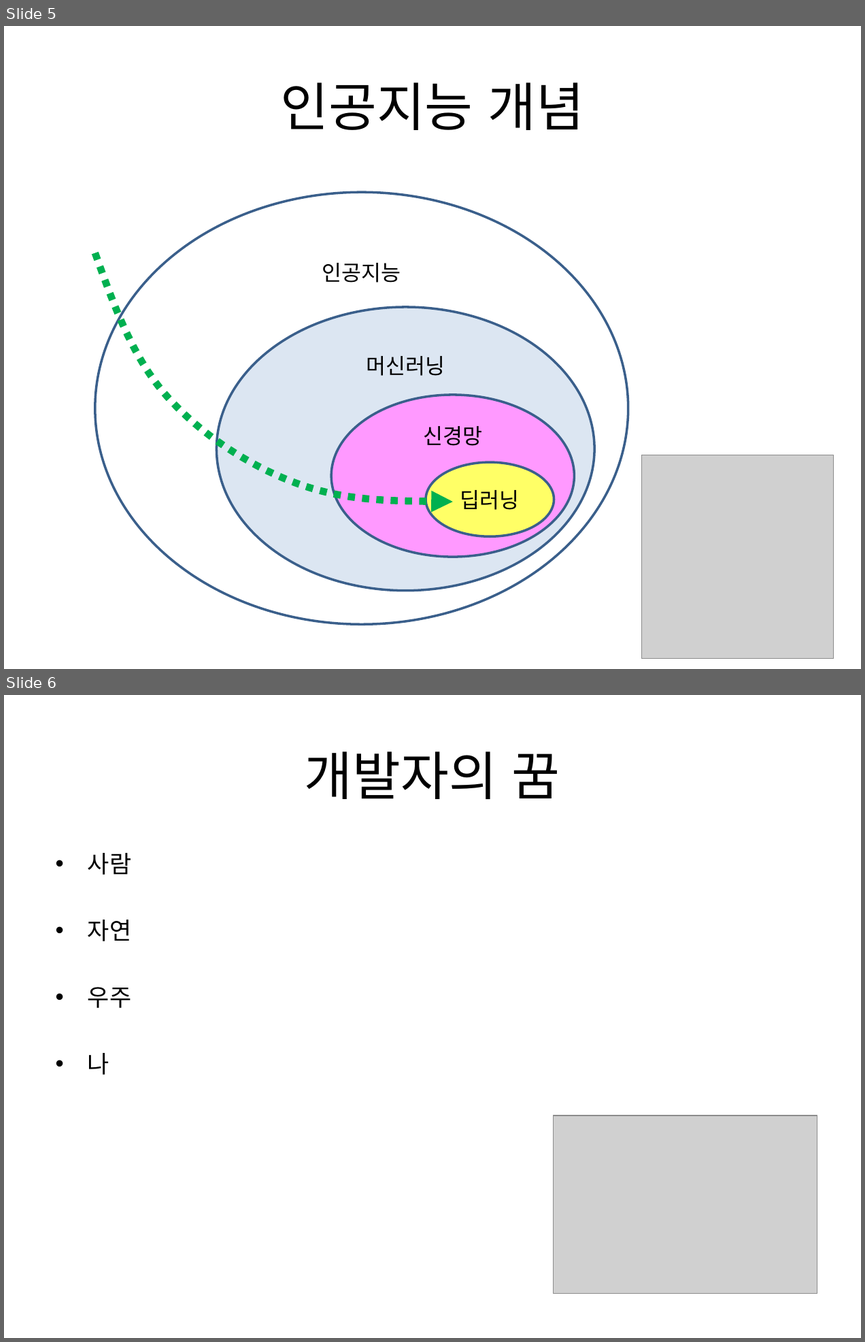
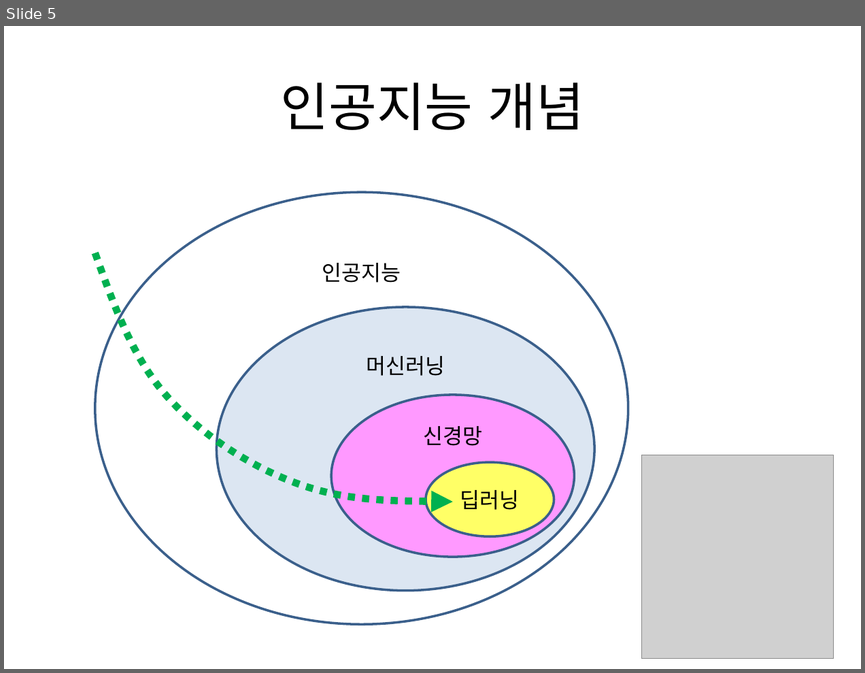
Before and after one commit to gubosd/lecture12, a slide deck: (2020.07.06) 강의소개.pptx. Shown one above the other, each under a label of ours: slides 5 and 6 before the commit, slide 5 after it. The pictures are 865x1342 and 865x673 pixels, drawn with LibreOffice and Linux fonts; fonts in the diff are those of the drawing; grey boxes stand for pictures. Boxes give left, top, right and bottom in pixels: in the first picture for what was removed or moved away, otherwise in the second. Text is boxed around its words. In the diff, an @@ line names an element or a change of style, - is before the commit and + after.

```diff
--- a/(2020.07.06) 강의소개.pptx
+++ b/(2020.07.06) 강의소개.pptx
@@ slide 6 removed at bbox=[4, 695, 861, 1338], background #FFFFFF @@
@@ title removed at bbox=[305, 751, 560, 799] @@
-개발자의 꿈
@@ text removed at bbox=[88, 853, 131, 1074] @@
-• 사람
-• 자연
-• 우주
-• 나
@@ picture removed at bbox=[553, 1116, 817, 1293] @@
```
Also in this commit, not shown: 1 slide added.
